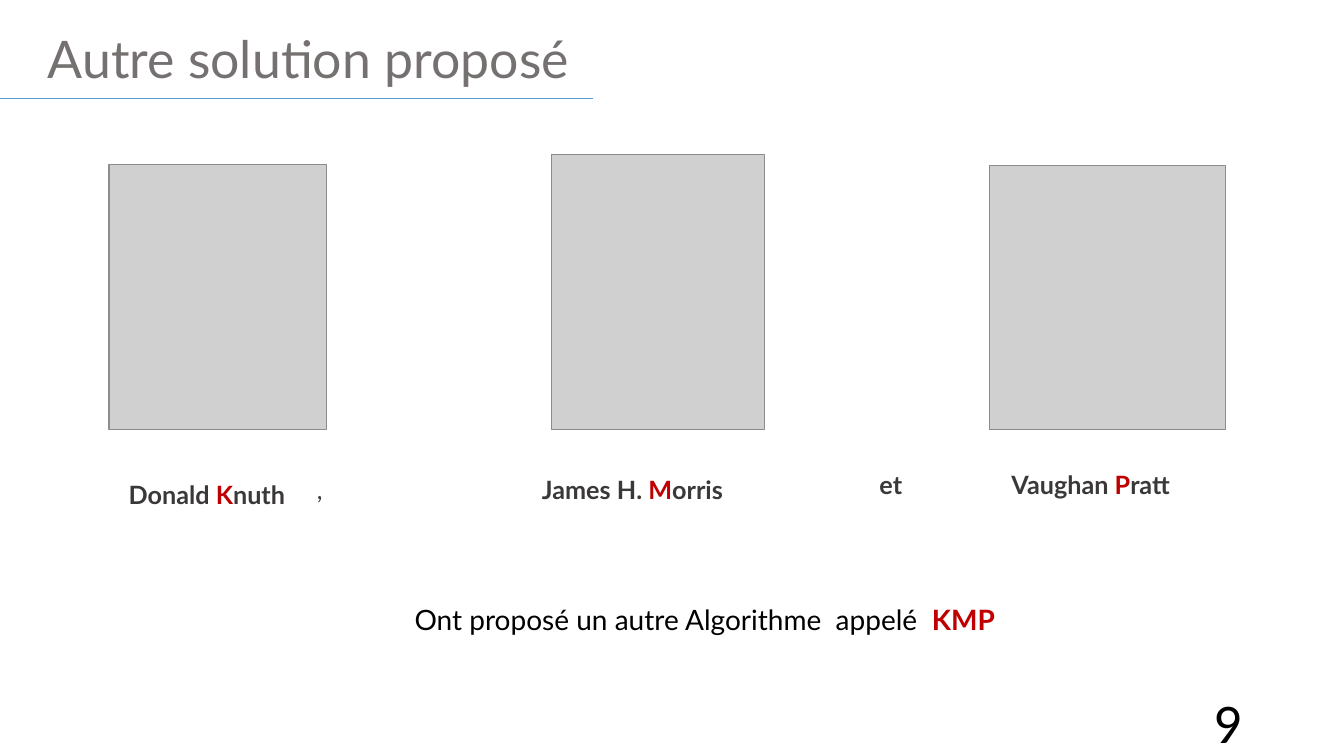
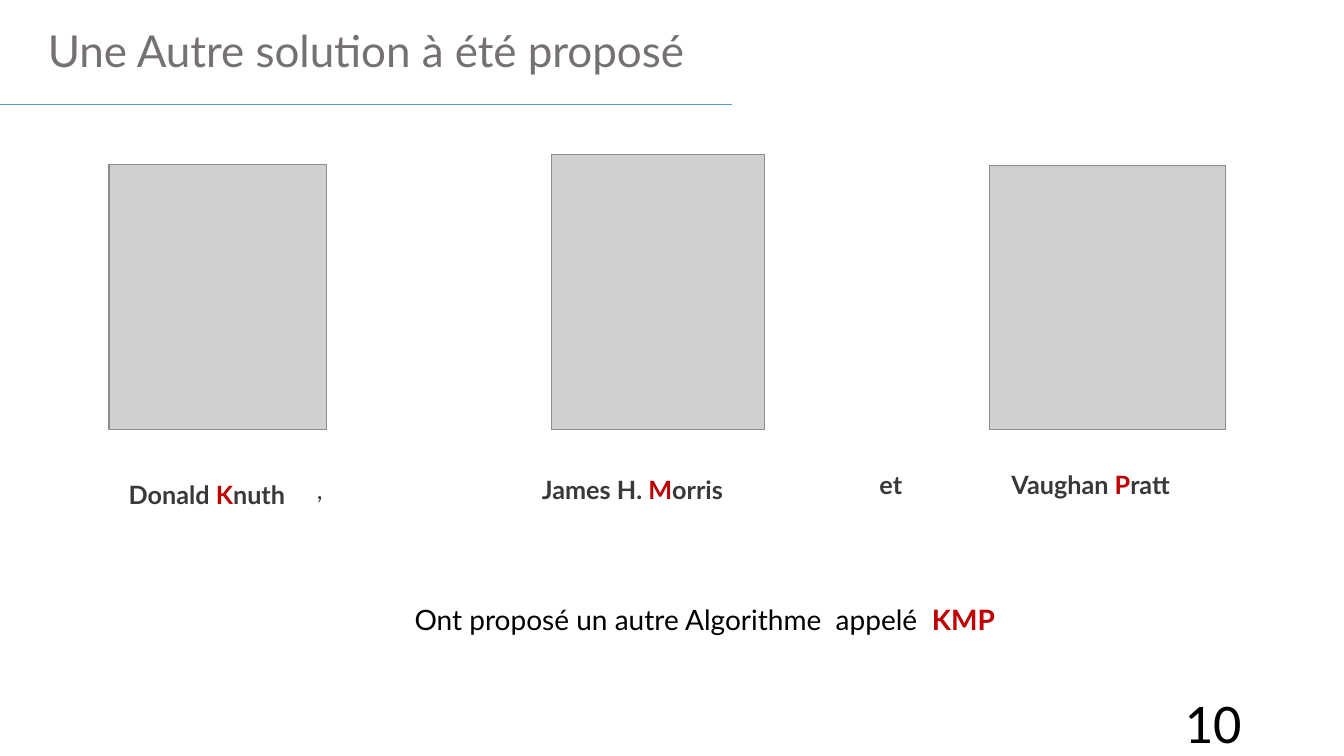
Before and after one commit to web-ai-master/academic-projects, a slide deck: slide 10 of CA/Project/Presentation-Projet-KMP.pptx (slide 9 before the commit). Drawn at 1344x756 pixels with LibreOffice and Linux fonts; fonts in the diff are those of the drawing; grey boxes stand for pictures. Boxes give left, top, right and bottom in pixels: in the first picture for what was removed or moved away, otherwise in the second. Text is boxed around its words. In the diff, an @@ line names an element or a change of style, - is before the commit and + after.

```diff
--- a/CA/Project/Presentation-Projet-KMP.pptx
+++ b/CA/Project/Presentation-Projet-KMP.pptx
@@ text at box(48, 34, 684, 75): text changed; size 37 to 31.4 pt @@
-Autre solution proposé
+Une Autre solution à été proposé
@@ line moved from (0, 98) - (593, 98) to (0, 105) - (732, 105) @@
@@ page number at box(1185, 706, 1242, 744): text changed @@
-9
+10
```
Also in this commit, not shown: 7 other slides changed, 1 slide added, 6 other files.
